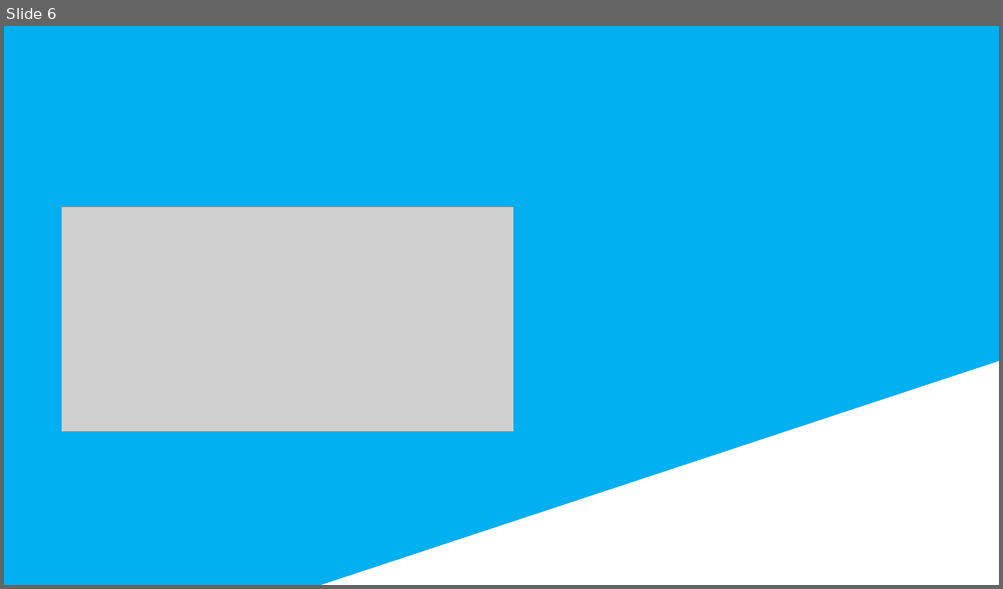
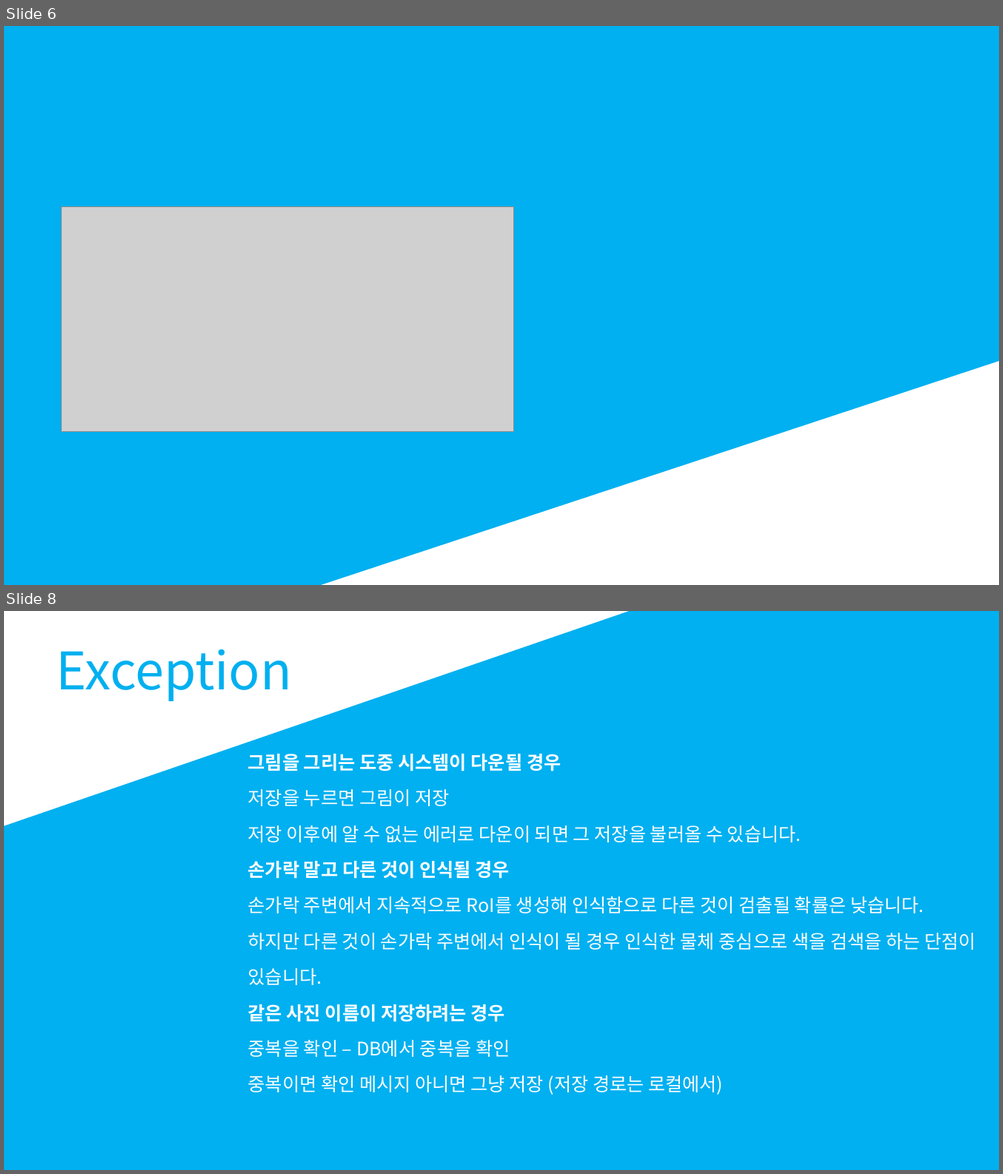
Before and after one commit to fbqweasd/VoidPainter, a slide deck: VoidPrinter.pptx. Shown one above the other, each under a label of ours: slide 6 before the commit, slides 6 and 8 after it; the slides between them are not shown. The pictures are 1003x589 and 1003x1174 pixels, drawn with LibreOffice and Linux fonts; fonts in the diff are those of the drawing; grey boxes stand for pictures. Boxes give left, top, right and bottom in pixels: in the first picture for what was removed or moved away, otherwise in the second. Text is boxed around its words. In the diff, an @@ line names an element or a change of style, - is before the commit and + after.

```diff
--- a/VoidPrinter.pptx
+++ b/VoidPrinter.pptx
@@ slide 8 added at (4,611,999,1170), background #FFFFFF @@
@@ rectangle added at (4,611,999,1170), fill #00B0F0, outline #00B0F0 1 pt @@
@@ title added at (57,649,292,701), 50 pt, text #00B0F0 @@
+Exception
@@ text added at (248,754,976,1095), 18 pt, text #FFFFFF @@
+그림을 그리는 도중 시스템이 다운될 경우
+저장을 누르면 그림이 저장
+저장 이후에 알 수 없는 에러로 다운이 되면 그 저장을 불러올 수 있습니다.
+손가락 말고 다른 것이 인식될 경우
+손가락 주변에서 지속적으로 RoI를 생성해 인식함으로 다른 것이 검출될 확률은 낮습니다.
+하지만 다른 것이 손가락 주변에서 인식이 될 경우 인식한 물체 중심으로 색을 검색을 하는 단점이 있습니다.
+같은 사진 이름이 저장하려는 경우
+중복을 확인 – DB에서 중복을 확인
+중복이면 확인 메시지 아니면 그냥 저장 (저장 경로는 로컬에서)
```
Also in this commit, not shown: 4 slides changed, 1 slide removed.
